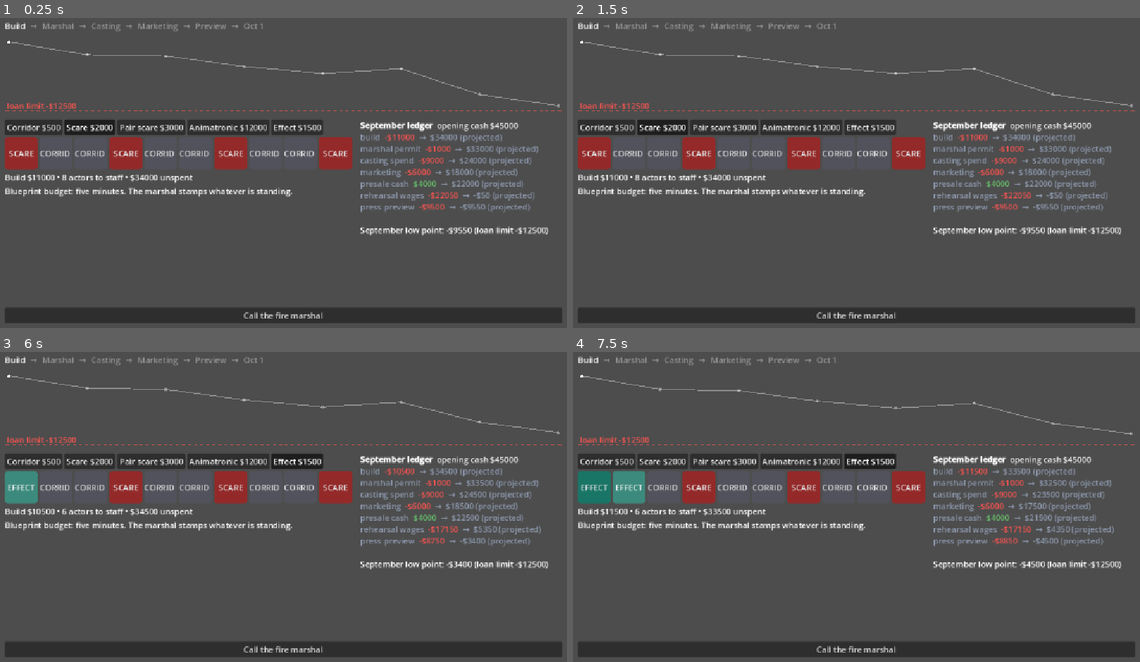
Above: before the commit, frames 1-4 (two rows, left to right).
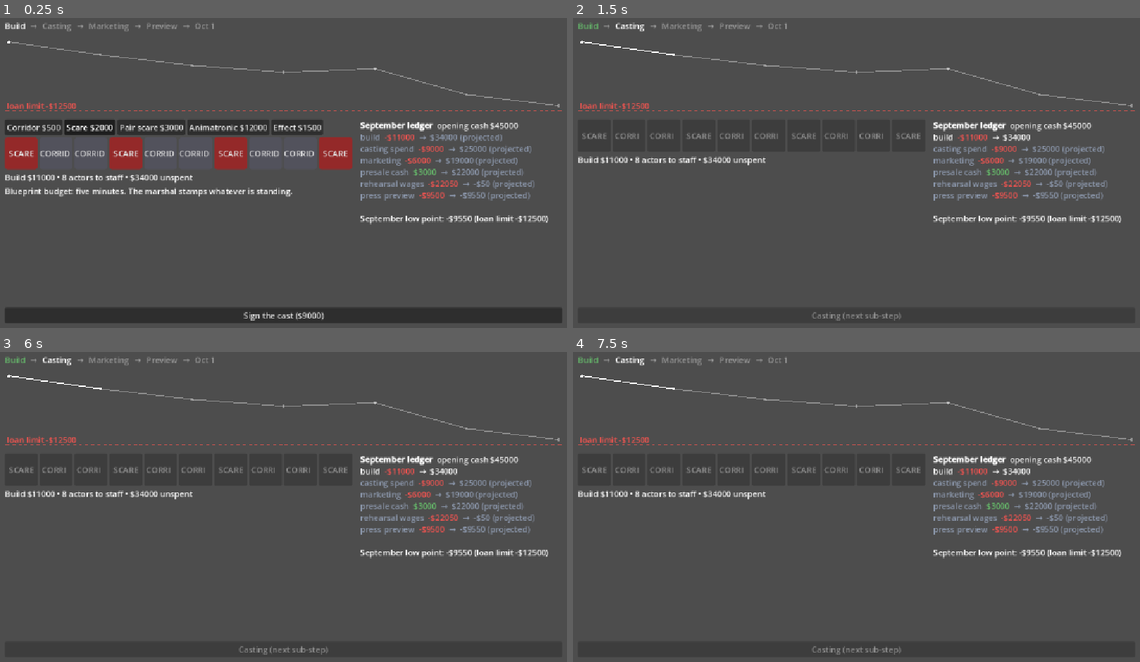
Above: after the commit, the same moments.

Repository: ajtran303/haunt-tycoon
Game: Godot game, scene res://game/preseason.tscn
Same seed, same stepped clock (60 frames per second), same inputs: the game is played once before the commit and once after it.
Inputs (mouse positions are in pixels of both pictures, inside the frame that each line leads up to):
- Up to frame 1 (0.25 s): no input
- Up to frame 2 (1.5 s): click "Call the fire marshal" (after the commit: "Sign the cast ($9000)") at 0.5 s; click (799, 213) at 1.25 s, where only the run before the commit has a clickable "Keep building"
- Up to frame 3 (6 s): click (34, 460) at 2 s, where only the run before the commit has a clickable "Corridor $500"; click (90, 460) at 2.75 s, where only the run before the commit has a clickable "Scare $2000"; click (153, 460) at 3.5 s, where only the run before the commit has a clickable "Pair scare $3000"; click (226, 460) at 4.25 s, where only the run before the commit has a clickable "Animatronic $12000"; click (294, 460) at 5 s, where only the run before the commit has a clickable "Effect $1500"; click (22, 488) at 5.75 s, where only the run before the commit has a clickable "SCARE"
- Up to frame 4 (7.5 s): click (595, 488) at 6.5 s, where only the run before the commit has a clickable "EFFECT"; click (629, 488) at 7.25 s, where only the run before the commit has a clickable "CORRIDOR"

The runs differ from the first frame. In frame 1, 3.8% of the frame differs, in the area x 1-98%, y 1-98%; in frame 2, 11%; in frame 3, 11%; in frame 4, 11%, in the area x 0-99%, y 1-98%.

Commit message:
take out fire marshal; it is not fun

Diff:
--- a/game/preseason.tscn
+++ b/game/preseason.tscn
@@ -73,9 +73,4 @@
 [node name="NextButton" type="Button" parent="MarginContainer/VBoxContainer" unique_id=363854750]
 unique_name_in_owner = true
 layout_mode = 2
-text = "Call the fire marshal."
-
-[node name="MarshalDialog" type="AcceptDialog" parent="." unique_id=2129509437]
-unique_name_in_owner = true
-title = "Fire marshal"
-ok_button_text = "Stamp the permit"
+text = "Sign the cast"
--- a/game/preseason_ui.gd
+++ b/game/preseason_ui.gd
@@ -8,13 +8,12 @@
 
 enum Phase {
 	BUILD,
-	MARSHAL,
 	CASTING,
 	MARKETING,
 	PREVIEW,
 	OCT1,
 }
-const PHASE_NAMES := ["Build", "Marshal", "Casting", "Marketing", "Preview", "Oct 1"]
+const PHASE_NAMES := ["Build", "Casting", "Marketing", "Preview", "Oct 1"]
 
 # Keep byte-equal to REFERENCE in tests/test_preseason.gd.
 const REFERENCE := { build = 11_000.0, quality = 9_000.0, depth = 5_000.0, marketing = 6_000.0 }
@@ -41,15 +40,6 @@
 	_rebuild_roster()
 	%CashChart.draw.connect(_on_chart_draw)
 	%NextButton.pressed.connect(_on_next)
-	%MarshalDialog.add_cancel_button("Keep building")
-	%MarshalDialog.confirmed.connect(
-		func():
-			enter_phase(Phase.CASTING),
-	)
-	%MarshalDialog.canceled.connect(
-		func():
-			enter_phase(Phase.BUILD),
-	)
 	phase_started_ms = Time.get_ticks_msec()
 	refresh()
 
@@ -60,14 +50,14 @@
 
 func posted_entries() -> int:
 	match phase:
-		Phase.BUILD, Phase.MARSHAL:
+		Phase.BUILD:
 			return 0
 		Phase.CASTING:
+			return 1
+		Phase.MARKETING:
 			return 2
-		Phase.MARKETING:
-			return 3
 		Phase.PREVIEW:
-			return 6
+			return 5
 		_:
 			return projected_phases().ledger.size()
 
@@ -85,34 +75,9 @@
 func _on_next() -> void:
 	match phase:
 		Phase.BUILD:
-			_on_call_marshal()
+			enter_phase(Phase.CASTING)
 		_:
 			pass # casting, marketing, preview arrive in sub-step 3
-
-
-func _on_call_marshal() -> void:
-	enter_phase(Phase.MARSHAL)
-	var cap := Preseason.marshal_cap(layout)
-	var floor_interval := Preseason.dispatch_floor(layout)
-	%MarshalDialog.dialog_text = (
-		"The fire marshal walks the building.\n\n" + "Occupancy: %d inside at a time.\n" % cap
-		+ pace_verdict(floor_interval)
-		+ "\n\nPermit fee %s. Stamp it, and the layout is final for the season."
-		% money(Preseason.PERMIT_FEE)
-	)
-	%MarshalDialog.popup_centered()
-
-
-func pace_verdict(floor_interval: float) -> String:
-	if floor_interval <= MainUI.PACES["Packed"]:
-		return "Certified for a packed line: every pace is legal."
-	if floor_interval <= MainUI.PACES["Brisk"]:
-		return "Blinds and props crowd the exits. No packed line; brisk at most, and sellout nights will clip."
-	if floor_interval <= MainUI.PACES["Loose"]:
-		return "The exits barely clear code. Loose pace only."
-	return "Groups must trickle in %d seconds apart. This building can't run a line." % int(
-		ceil(floor_interval)
-	)
 
 
 func _build_rail() -> void:
@@ -219,7 +184,7 @@
 func next_text() -> String:
 	match phase:
 		Phase.BUILD:
-			return "Call the fire marshal"
+			return "Sign the cast (%s)" % money(alloc.quality)
 		_:
 			return "%s (next sub-step)" % PHASE_NAMES[phase]
 
--- a/sim/allocation.gd
+++ b/sim/allocation.gd
@@ -58,8 +58,6 @@
 
 	var layout := layout_for(alloc.build)
 	var roster := roster_for(alloc, roster_rng)
-
-	var floor_interval := Preseason.dispatch_floor(layout)
 
 	var sample_rng := RandomNumberGenerator.new()
 	sample_rng.seed = seed_val + 400_000
@@ -115,7 +113,6 @@
 			var demand := organic + presale_pool
 			var loose_cap := int(Night.NIGHT_SECONDS / Night.LOOSE_INTERVAL) * Night.GROUP_SIZE
 			var interval := Night.PACKED_INTERVAL if demand > loose_cap else Night.LOOSE_INTERVAL
-			interval = maxf(interval, floor_interval)
 			var bonus_row: Array = []
 			for c in board.ceilings:
 				bonus_row.append(effective_bonus(c, interval))
--- a/sim/preseason.gd
+++ b/sim/preseason.gd
@@ -1,13 +1,9 @@
 const Night = preload("res://sim/night.gd")
 
-const BASE_OCCUPANCY := 65
-const EGRESS_COST := { "g": 0, "a": 4, "p": 6, "n": 1, "e": 1 } # blinds and props block egress
-
-const PERMIT_FEE := 1_000.0
 const REHEARSAL_NIGHTS := 7
 const PRESALE_DISCOUNT := 0.2
 const PRESALE_PUSH_SHARE := 0.5 # marketing split: rest is awareness
-const PRESALE_PUSH_PER_TICKET := 15.0 # push dollars to presell one ticket
+const PRESALE_PUSH_PER_TICKET := 20.0 # push dollars to presell one ticket
 
 const PREVIEW_WEIGHT := 0.5 # how much the blurb moves opening belief
 const PREVIEW_DEMAND := 90 # press and comps: ten groups
@@ -17,16 +13,6 @@
 	  { name = "solid season", cash = 300_000.0 },
 	  { name = "local legend", cash = 330_000.0 },
 ]
-
-static func marshal_cap(layout: Array) -> int:
-	var cap := BASE_OCCUPANCY
-	for room in layout:
-		cap -= EGRESS_COST[room]
-	return cap
-
-
-static func dispatch_floor(layout: Array) -> float:
-	return layout.size() * Night.SECONDS_PER_ROOM * Night.GROUP_SIZE / float(marshal_cap(layout))
 
 
 static func run_phases(
@@ -41,7 +27,6 @@
 	var ledger: Array[Dictionary] = []
 	var cash := Night.STARTING_CASH
 	cash = post(ledger, "build", -Night.build_cost_for(layout), cash)
-	cash = post(ledger, "marshal permit", -PERMIT_FEE, cash)
 	cash = post(ledger, "casting spend", -alloc.quality, cash)
 	cash = post(ledger, "marketing", -alloc.marketing, cash)
 	cash = post(ledger, "presale cash", presold * Night.TICKET_PRICE * (1.0 - discount), cash)
--- a/tests/test_invariants.gd
+++ b/tests/test_invariants.gd
@@ -24,6 +24,14 @@
 
 const TROUGH_MARGIN := 2_500.0 # viable presets must clear the loan line by this much
 
+# Density is expression, not strategy: with no occupancy cap, payroll must be
+# what stops wall-to-wall scares. No dense build may lead the field past the band.
+const DENSE_BUILDS := {
+	six_scare = ["a", "g", "a", "g", "a", "a", "g", "a", "g", "a"],
+	wall_to_wall = ["a", "a", "a", "a", "a", "a", "a", "a", "a", "a"],
+}
+const DENSE_LEAD := 1.15
+
 var failed := 0
 
 
@@ -93,6 +101,16 @@
 
 	var spread: float = best_means.values().max() / best_means.values().min()
 	check(spread >= MIN_SPREAD, "viable spread %.2fx: field is flattening" % spread)
+
+	var best_viable: float = best_means.values().max()
+	for name in DENSE_BUILDS:
+		var dense_best := mean_total(DENSE_BUILDS[name], Night.SEASON_NIGHTS + 1)
+		for day in range(1, Night.SEASON_NIGHTS + 1):
+			dense_best = maxf(dense_best, mean_total(DENSE_BUILDS[name], day))
+		check(
+			dense_best <= best_viable * DENSE_LEAD,
+			"%s leads the field: $%.0f vs best viable $%.0f" % [name, dense_best, best_viable],
+		)
 
 	check(
 		max_bonus >= MIN_TOP_BONUS,
--- a/tests/test_preseason.gd
+++ b/tests/test_preseason.gd
@@ -19,53 +19,12 @@
 
 
 func _initialize() -> void:
-	rungs_certify_packed()
-	dense_build_clips()
 	squeeze_band()
 	presale_conservation()
 	phase_parity()
 	season_goals_ordered()
 	print("PASS: preseason invariants hold" if failed == 0 else "FAIL: %d broken" % failed)
 	quit(1 if failed > 0 else 0)
-
-
-func rungs_certify_packed() -> void:
-	print("layout | cap | floor")
-	for rung in Allocation.BUILD_LADDER:
-		var layout: Array = rung[1]
-		var floor_interval: float = Preseason.dispatch_floor(layout)
-		print("%s | %d | %.0fs" % ["".join(layout), Preseason.marshal_cap(layout), floor_interval])
-		check(
-			floor_interval <= Night.PACKED_INTERVAL,
-			"rung %s floors at %.1fs, above packed" % ["".join(layout), floor_interval],
-		)
-
-
-func dense_build_clips() -> void:
-	var floor_interval: float = Preseason.dispatch_floor(SIX_SCARE)
-	check(
-		floor_interval > Night.PACKED_INTERVAL,
-		"6-scare build certifies packed (floor %.1fs); cap should bind" % floor_interval,
-	)
-
-	var packed_rng := RandomNumberGenerator.new()
-	packed_rng.seed = SEED
-	var floored_rng := RandomNumberGenerator.new()
-	floored_rng.seed = SEED
-	var packed: Dictionary = Night.run(
-		SIX_SCARE,
-		Night.PACKED_INTERVAL,
-		packed_rng,
-		Night.NIGHT_CAPACITY,
-	)
-	var floored: Dictionary = Night.run(
-		SIX_SCARE,
-		floor_interval,
-		floored_rng,
-		Night.NIGHT_CAPACITY,
-	)
-	check(floored.groups < packed.groups, "cap admitted as many groups as packed")
-	check(floored.tickets < packed.tickets, "cap didn't clip ticket revenue")
 
 
 func squeeze_band() -> void:
